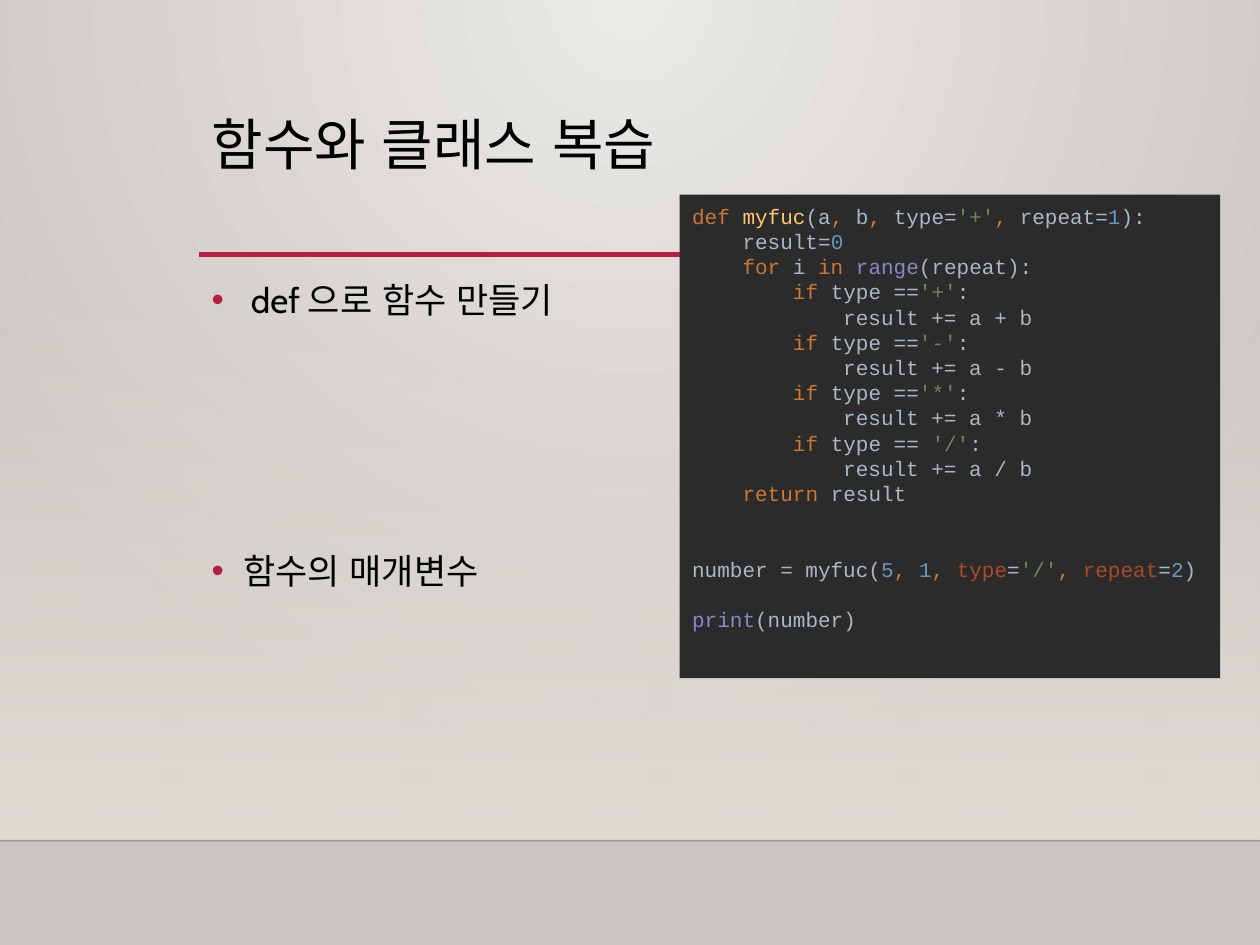
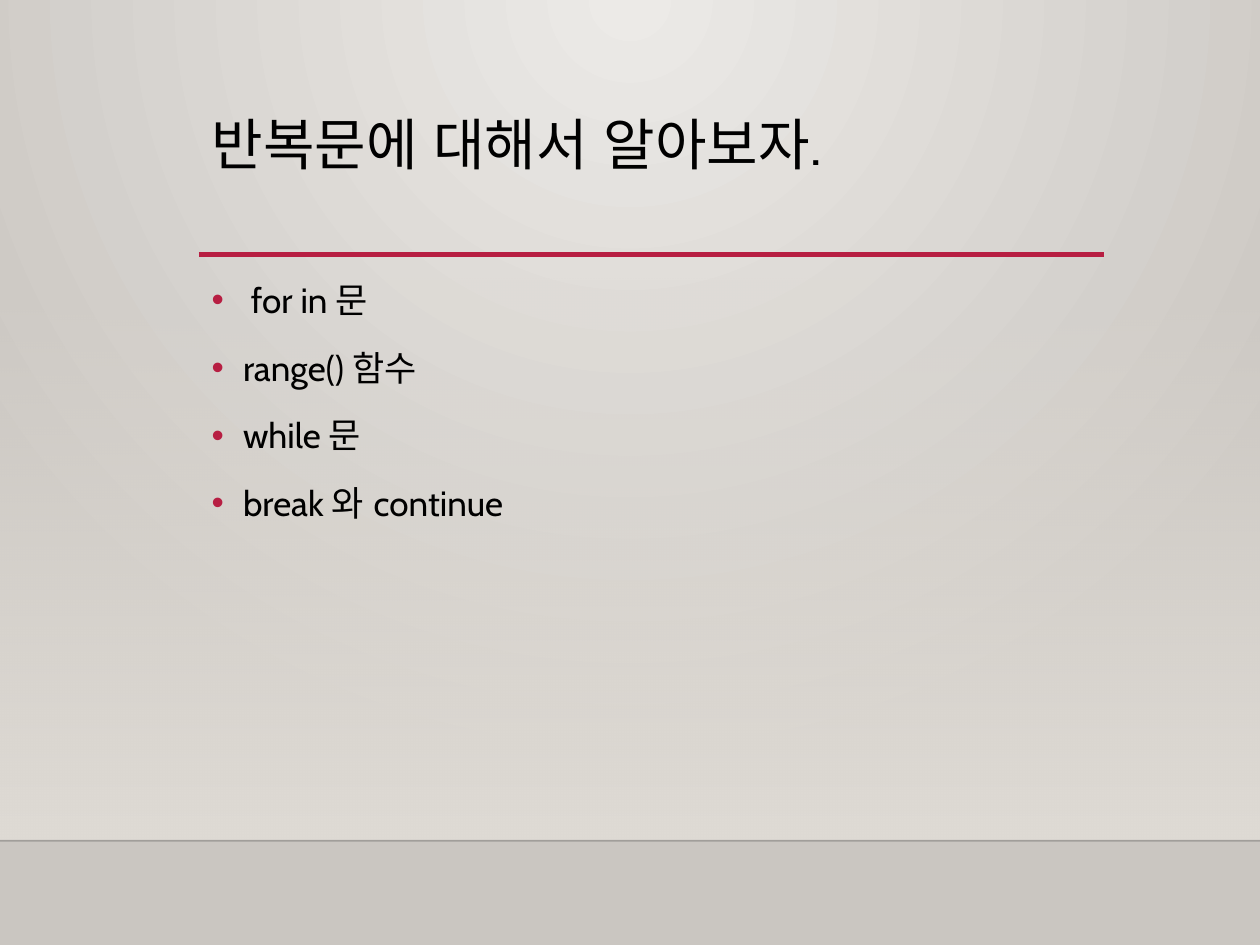
Before and after one commit to freshmea/weizman_python_class, a slide deck: slide 3 of textbook/파이썬3-2교시.pptx. Drawn at 1260x945 pixels with LibreOffice and Linux fonts; fonts in the diff are those of the drawing; background and template pictures are left out. Boxes give left, top, right and bottom in pixels: in the first picture for what was removed or moved away, otherwise in the second. Text is boxed around its words. In the diff, an @@ line names an element or a change of style, - is before the commit and + after.

```diff
--- a/textbook/파이썬3-2교시.pptx
+++ b/textbook/파이썬3-2교시.pptx
@@ title at box(212, 118, 822, 170): text changed @@
-함수와 클래스 복습
+반복문에 대해서 알아보자.
@@ rectangle removed at box(679, 195, 1220, 679) @@
-def myfuc(a, b, type='+', repeat=1):
-result=0
-for i in range(repeat):
-if type =='+':
-result += a + b
-if type =='-':
-result += a - b
-if type =='*':
-result += a * b
-if type == '/':
-result += a / b
-return result
-number = myfuc(5, 1, type='/', repeat=2)
-print(number)
@@ text at box(243, 285, 503, 519): text changed @@
-• def 으로 함수 만들기
-• 함수의 매개변수
+• for in 문
+• range() 함수
+• while 문
+• break 와 continue
```
Also in this commit, not shown: 3 other slides changed, 1 slide added, 5 slides removed.
